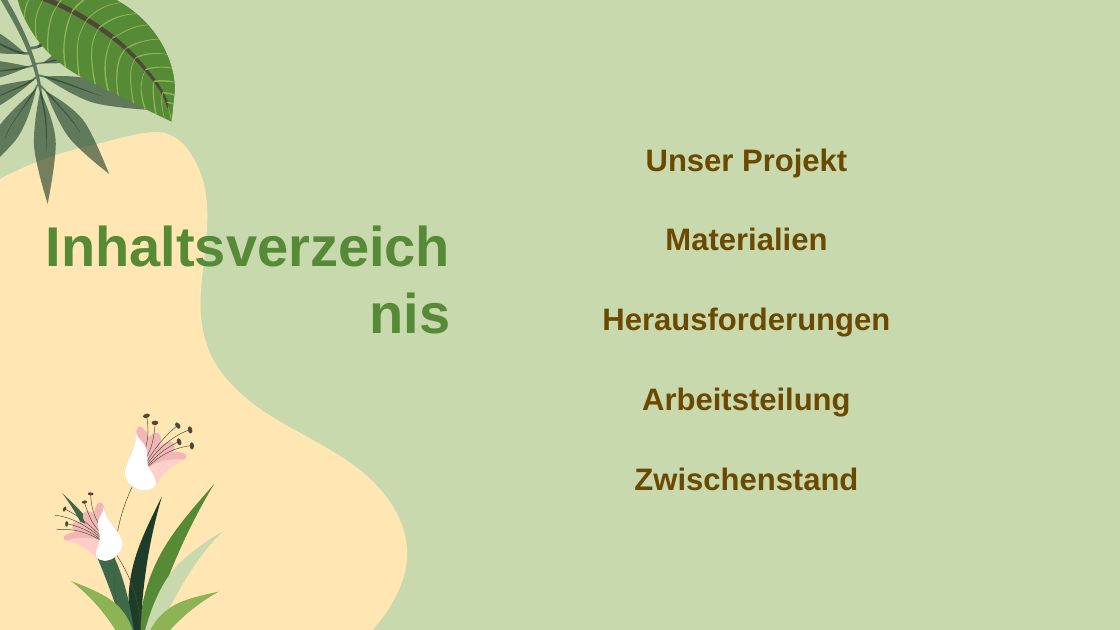
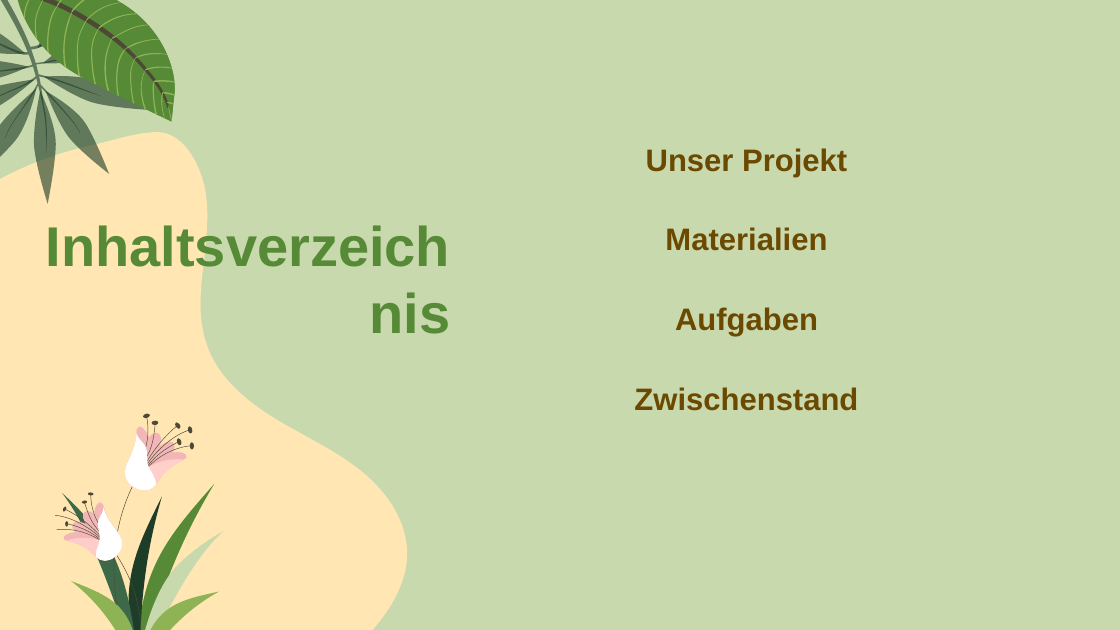
Before and after one commit to jannikglane/indoorgarden, a slide deck: slide 2 of Zwischenpräsentation/Indoor Garden Update.pptx. Drawn at 1120x630 pixels with LibreOffice and Linux fonts; fonts in the diff are those of the drawing; background and template pictures are left out. Boxes give left, top, right and bottom in pixels: in the first picture for what was removed or moved away, otherwise in the second. Text is boxed around its words. In the diff, an @@ line names an element or a change of style, - is before the commit and + after.

```diff
--- a/Zwischenpräsentation/Indoor Garden Update.pptx
+++ b/Zwischenpräsentation/Indoor Garden Update.pptx
@@ title at (675,307,818,337): text changed @@
-Herausforderungen
+Aufgaben
@@ title "Zwischenstand": place and size @@
-title "Zwischenstand" at (634,467,858,491)
+title "Zwischenstand" at (634,387,858,411)
@@ title removed at (642,387,850,416) @@
-Arbeitsteilung
```
Also in this commit, not shown: 3 other slides changed, 2 slides added.
